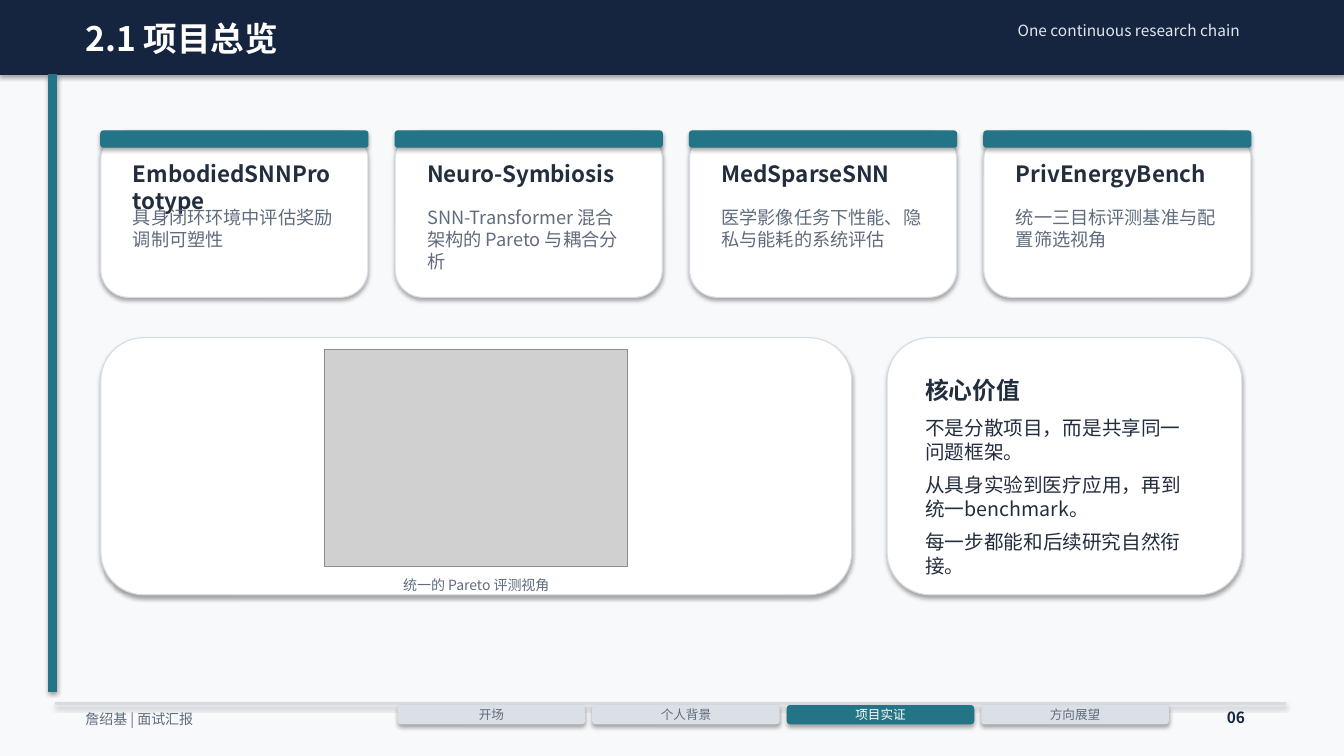
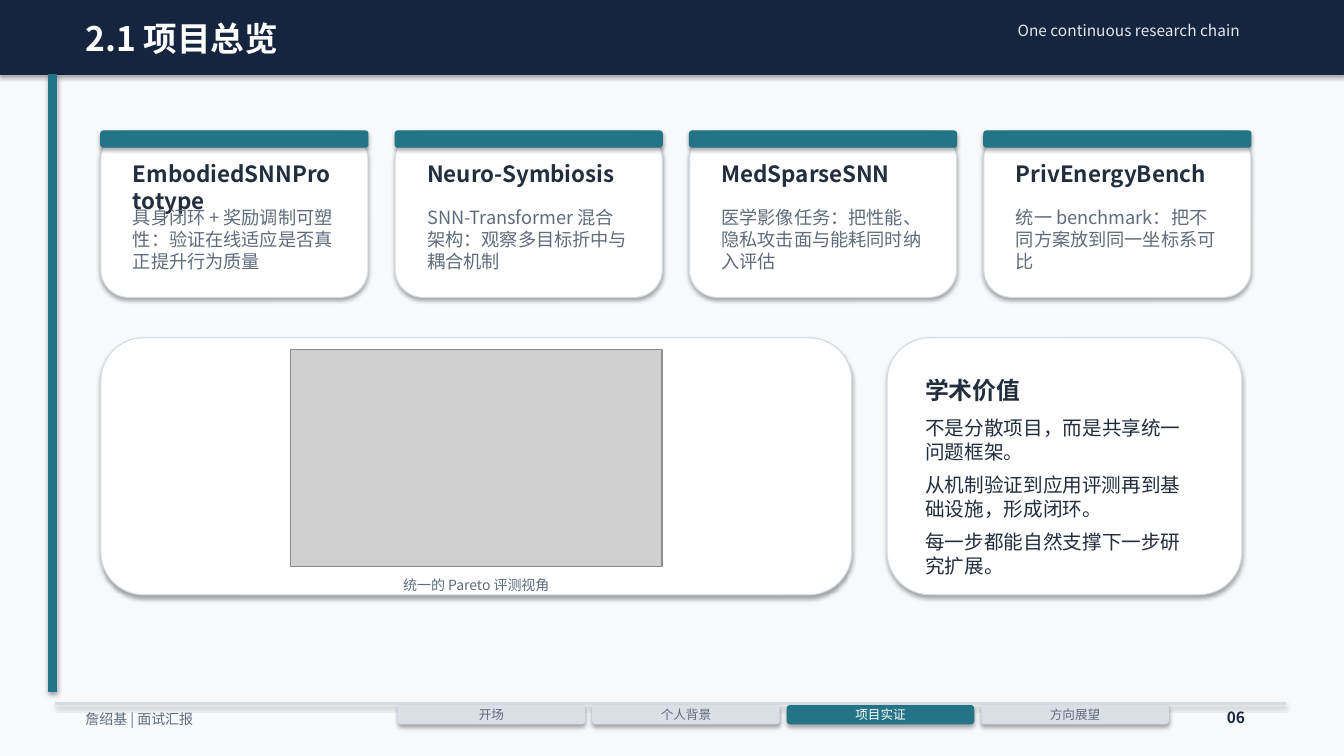
Before and after one commit to ZhanMous/PrivEnergyBench, a slide deck: slide 6 of docs/20min_面试汇报_詹绍基_20页图表版.pptx. Drawn at 1344x756 pixels with LibreOffice and Linux fonts; fonts in the diff are those of the drawing; grey boxes stand for pictures. Boxes give left, top, right and bottom in pixels: in the first picture for what was removed or moved away, otherwise in the second. Text is boxed around its words. In the diff, an @@ line names an element or a change of style, - is before the commit and + after.

```diff
--- a/docs/20min_面试汇报_詹绍基_20页图表版.pptx
+++ b/docs/20min_面试汇报_詹绍基_20页图表版.pptx
@@ text at (x1=133, y1=206, x2=333, y2=270): text changed @@
-具身闭环环境中评估奖励调制可塑性
+具身闭环 + 奖励调制可塑性：验证在线适应是否真正提升行为质量
@@ text at (x1=427, y1=209, x2=627, y2=270): text changed @@
-SNN-Transformer 混合架构的 Pareto 与耦合分析
+SNN-Transformer 混合架构：观察多目标折中与耦合机制
@@ text at (x1=722, y1=208, x2=922, y2=270): text changed @@
-医学影像任务下性能、隐私与能耗的系统评估
+医学影像任务：把性能、隐私攻击面与能耗同时纳入评估
@@ text at (x1=1016, y1=208, x2=1216, y2=269): text changed @@
-统一三目标评测基准与配置筛选视角
+统一 benchmark：把不同方案放到同一坐标系可比
@@ picture resized from (x1=325, y1=350, x2=628, y2=567) to (x1=290, y1=350, x2=662, y2=567) @@
@@ text at (x1=925, y1=378, x2=1020, y2=401): text changed @@
-核心价值
+学术价值
@@ text at (x1=925, y1=418, x2=1180, y2=551): text changed @@
-不是分散项目，而是共享同一问题框架。
-从具身实验到医疗应用，再到统一benchmark。
-每一步都能和后续研究自然衔接。
+不是分散项目，而是共享统一问题框架。
+从机制验证到应用评测再到基础设施，形成闭环。
+每一步都能自然支撑下一步研究扩展。
```
Also in this commit, not shown: 15 other slides changed, 1 slide added, 17 other files.
